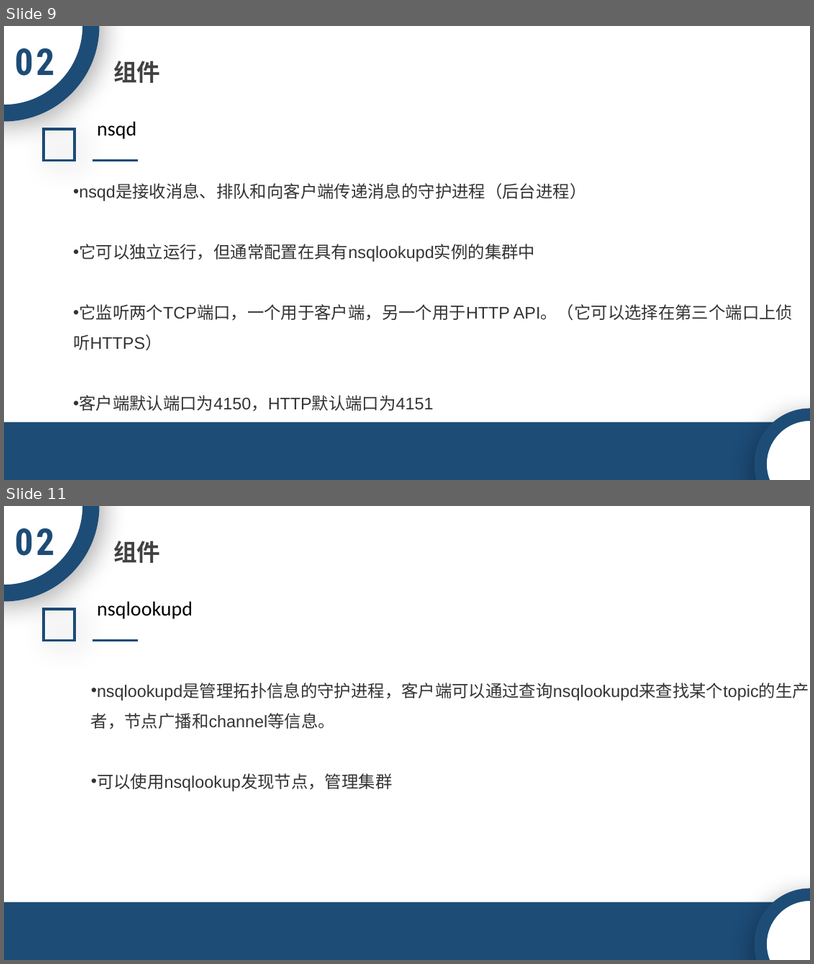
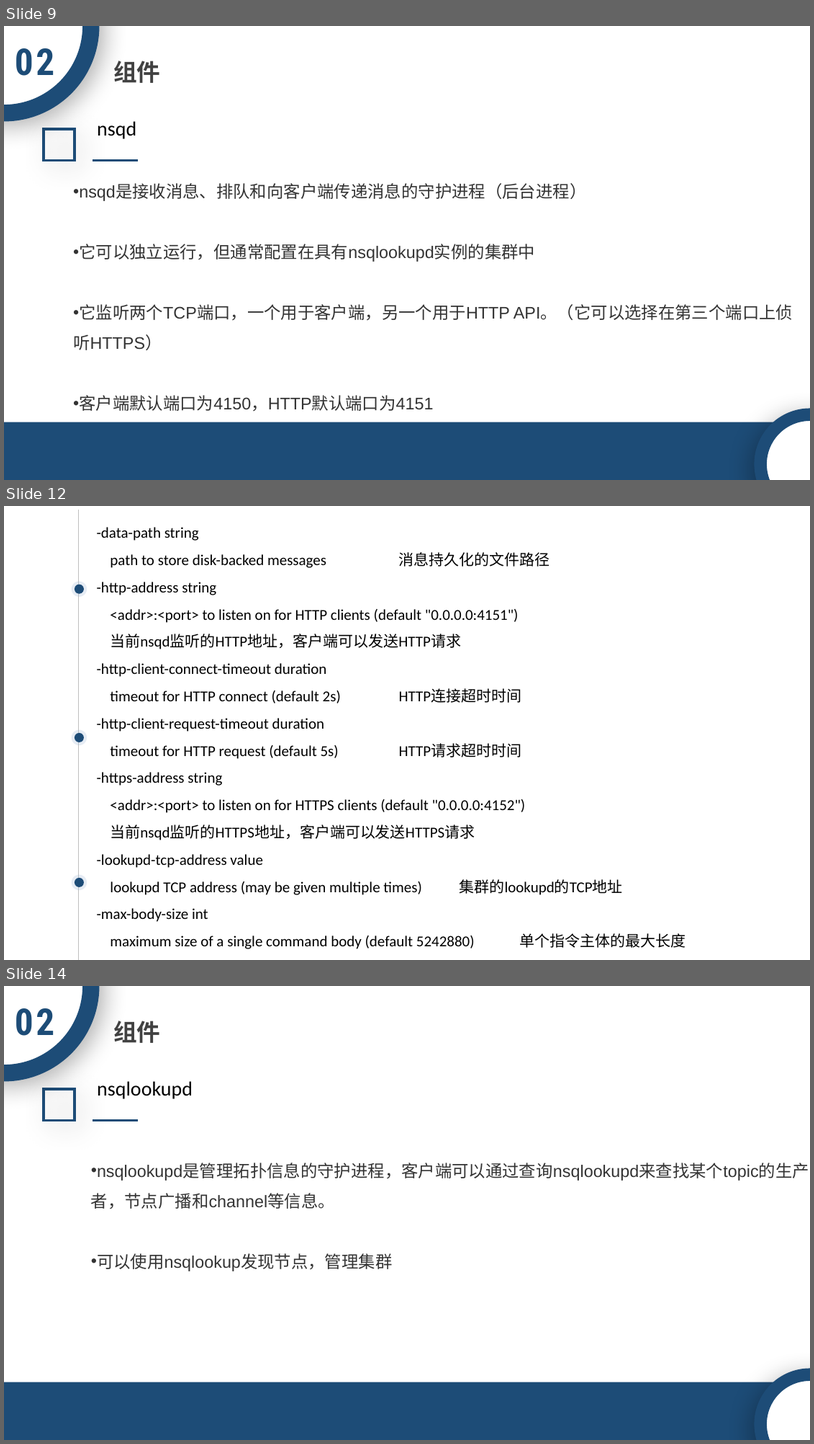
Before and after one commit to ACTSysGroup/Dev-Club, a slide deck: back-end/中间件/NSQ.pptx. Shown one above the other, each under a label of ours: slides 9 and 11 before the commit, slides 9, 12 and 14 after it; the slides between them are not shown. The pictures are 814x964 and 814x1444 pixels, drawn with LibreOffice and Linux fonts; fonts in the diff are those of the drawing; background and template pictures are left out. Boxes give left, top, right and bottom in pixels: in the first picture for what was removed or moved away, otherwise in the second. Text is boxed around its words. In the diff, an @@ line names an element or a change of style, - is before the commit and + after.

```diff
--- a/back-end/中间件/NSQ.pptx
+++ b/back-end/中间件/NSQ.pptx
@@ slide 12 added at (4, 506, 810, 960), background picture (left out) @@
@@ line added from (78, 510) to (78, 960), #BFBFBF 0.5 pt @@
@@ text added at (97, 527, 687, 949), 18 pt, text #000000 @@
+-data-path string
+path to store disk-backed messages 消息持久化的文件路径
+-http-address string
+<addr>:<port> to listen on for HTTP clients (default "0.0.0.0:4151")
+当前nsqd监听的HTTP地址，客户端可以发送HTTP请求
+-http-client-connect-timeout duration
+timeout for HTTP connect (default 2s) HTTP连接超时时间
+-http-client-request-timeout duration
+timeout for HTTP request (default 5s) HTTP请求超时时间
+-https-address string
+<addr>:<port> to listen on for HTTPS clients (default "0.0.0.0:4152")
+当前nsqd监听的HTTPS地址，客户端可以发送HTTPS请求
+-lookupd-tcp-address value
+lookupd TCP address (may be given multiple times) 集群的lookupd的TCP地址
+-max-body-size int
+maximum size of a single command body (default 5242880) 单个指令主体的最大长度
@@ ellipse added at (72, 581, 88, 597), fill #9FB8D6 at 26% opacity @@
@@ ellipse added at (75, 584, 85, 594), fill #1D4C77 @@
@@ ellipse added at (72, 730, 88, 746), fill #9FB8D6 at 26% opacity @@
@@ ellipse added at (75, 733, 85, 743), fill #1D4C77 @@
@@ ellipse added at (72, 875, 88, 890), fill #9FB8D6 at 26% opacity @@
@@ ellipse added at (75, 878, 85, 887), fill #1D4C77 @@
@@ what was slide 11 is now slide 14 @@
```
Also in this commit, not shown: 3 other slides added, 1 slide removed.
